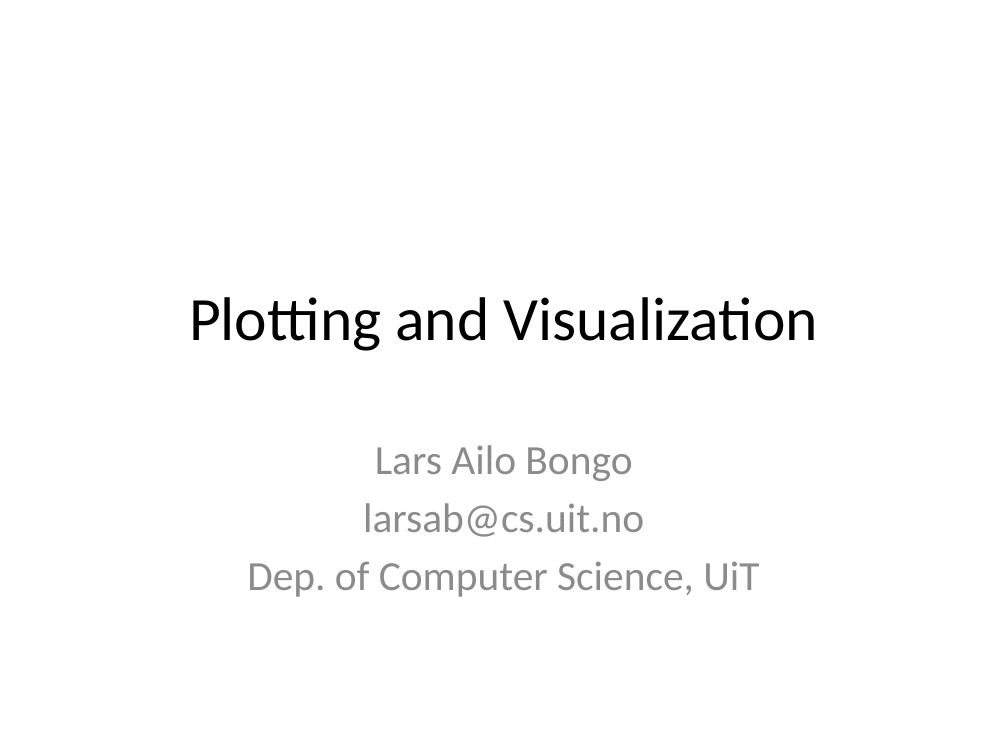
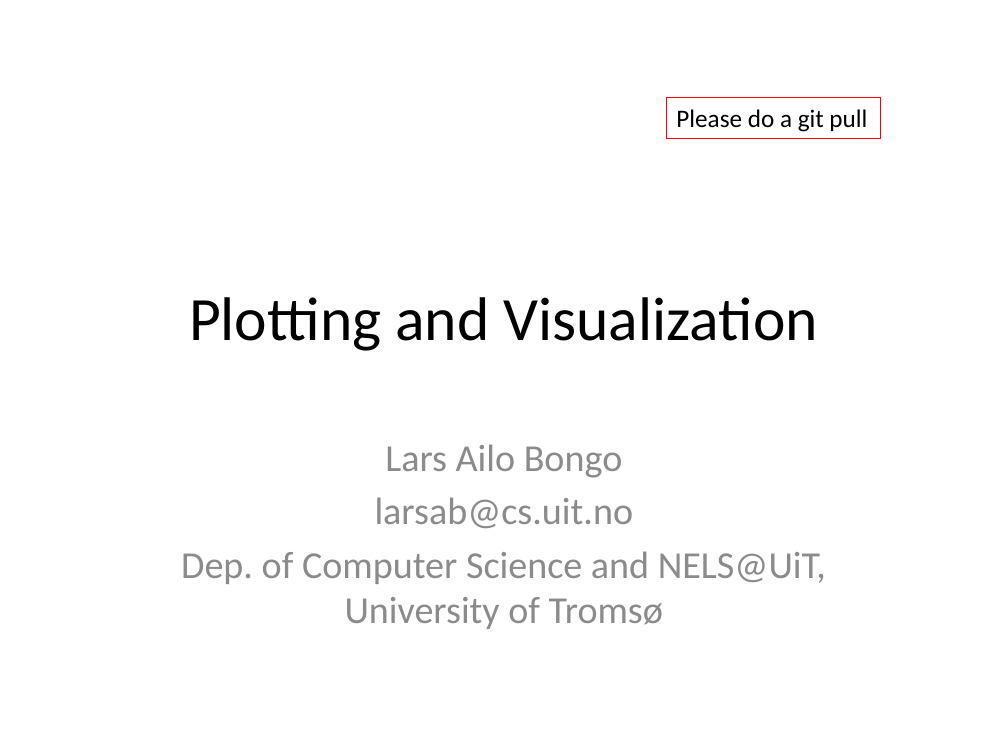
Before and after one commit to bakerjonas/python-tutorials, a slide deck: slide 1 of Plotting/Plotting and Visualization.pptx. Drawn at 1008x756 pixels with LibreOffice and Linux fonts; fonts in the diff are those of the drawing. Boxes give left, top, right and bottom in pixels: in the first picture for what was removed or moved away, otherwise in the second. Text is boxed around its words. In the diff, an @@ line names an element or a change of style, - is before the commit and + after.

Commit message:
Minor changes to slides

```diff
--- a/Plotting/Plotting and Visualization.pptx
+++ b/Plotting/Plotting and Visualization.pptx
@@ rectangle added at box(666, 98, 880, 138), outline #FF0000 0.75 pt, 18 pt, text #000000 @@
+Please do a git pull
@@ subtitle at box(375, 444, 634, 528): size 29.6 to 27.2 pt in "Lars Ailo Bongo", "larsab@cs.uit.no" @@
@@ subtitle at box(181, 551, 826, 629): text changed; size 29.6 to 27.2 pt @@
-Dep. of Computer Science, UiT
+Dep. of Computer Science and NELS@UiT,
+University of Tromsø
```
Also in this commit, not shown: 5 other slides changed, 1 other file.
